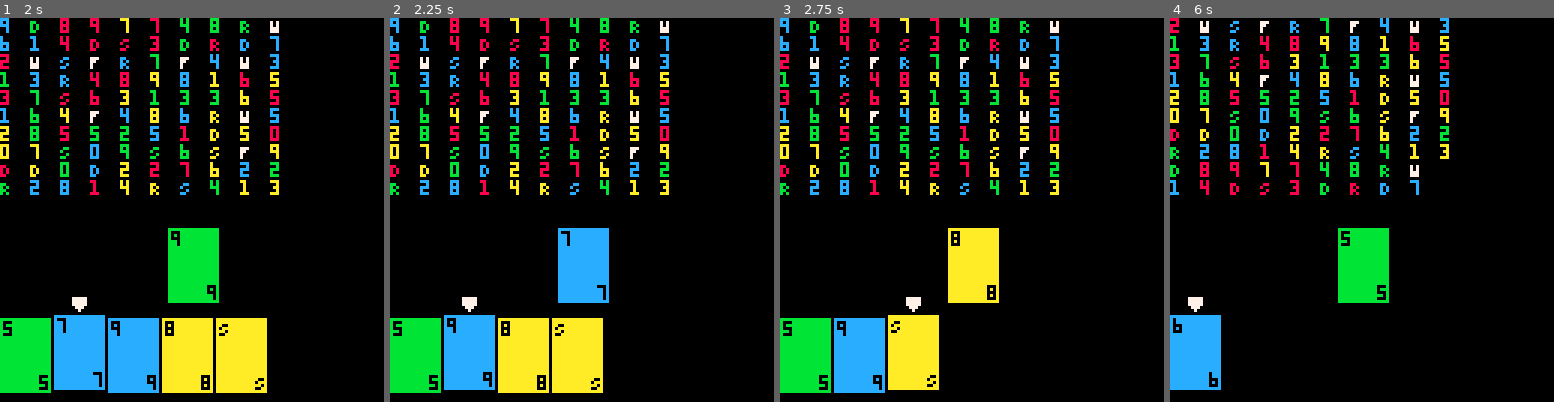
Above: before the commit, frames 1-4 (left to right).
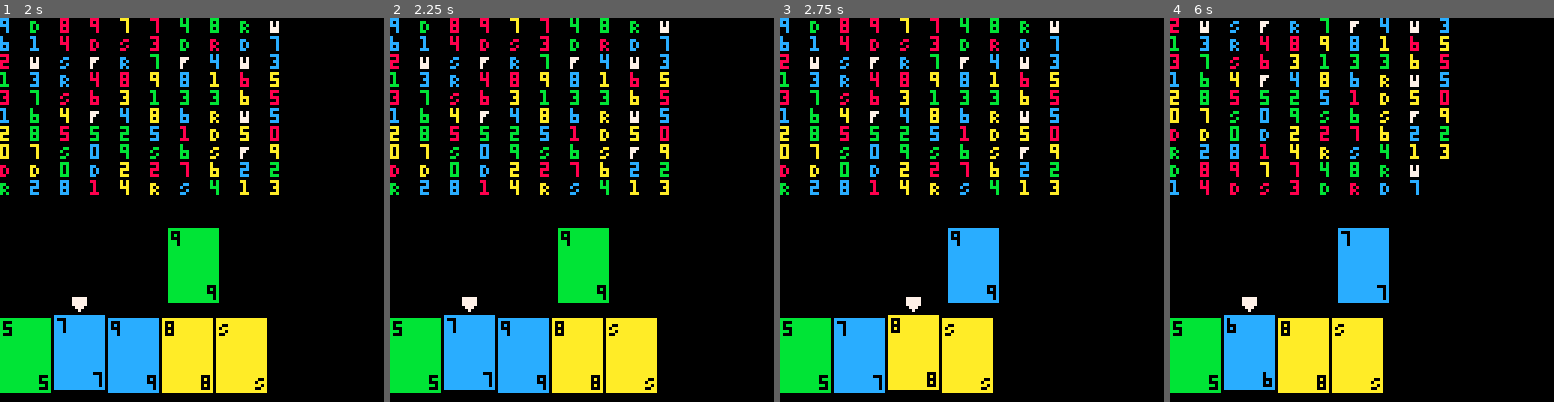
Above: after the commit, the same moments.

Repository: jakeharris/picuno
Game: PICO-8 cartridge carts/picuno.p8
Two runs of this game, one before a commit and one after it. Both use one fixed random seed, a clock stepped at 60 frames per second and the inputs below.
Inputs:
- Up to frame 1 (2 s): tap O (Z key) at 0.7, 1.7 s; hold Right from 1.6 s (still down)
- Up to frame 2 (2.25 s): release Right at 2.1 s; tap O (Z key) at 2.1 s
- Up to frame 3 (2.75 s): hold Right from 2.47 s (still down); tap O (Z key) at 2.5 s
- Up to frame 4 (6 s): tap O (Z key) every 0.4 s from 2.9 to 5.7 s; release Right at 3.03 s; hold Left 3.08-3.58 s; hold Down 3.63-3.97 s; hold Right 4.02-4.68 s; hold Left 5.08-5.68 s; hold Down from 5.73 s (still down)

Frame 1 is identical in both runs. In frame 2, 7.6% of the frame differs, in the area x 14-70%, y 54-98%; in frame 3, 5.1%; in frame 4, 13%, in the area x 0-58%, y 54-98%.

Commit message:
Only allow cards to be played if valid UNO play

Diff:
--- a/carts/picuno.p8
+++ b/carts/picuno.p8
@@ -62,8 +62,22 @@
   end
 
   if btnp(4) then -- z/action/square button
-    played_card = del(hand, hand[leftmost + cursor - 1])
-    add(discard, played_card)
+    selected_card = hand[leftmost + cursor - 1]
+    if can_play(selected_card, discard[#discard]) then
+      played_card = del(hand, selected_card)
+      add(discard, played_card)
+      -- if we played the rightmost card and we have more cards
+      -- than we are displaying, scroll left one
+      -- if we played the rightmost card and we can't scroll left,
+      -- move the cursor left one
+      if leftmost > 1 and cursor == 7 and leftmost == (#hand + 1) - 6 then
+        leftmost -= 1
+      elseif cursor == #hand + 1 then
+        cursor -= 1
+      end
+    else
+      -- play an ernnt sound
+    end
   end
 
   if btnp(1) then -- right
@@ -189,6 +203,22 @@
   bv = b.color * 25 + b.rank
 
   return av - bv
+end
+
+function can_play(selected, discard)
+  if selected.color == 4 then -- wild
+    return true
+  end
+
+  if discard.color == 4 then -- if we haven't implemented wild color selection behavior yet...
+    return true
+  end
+
+  if selected.color == discard.color or selected.rank == discard.rank then
+    return true
+  end
+
+  return false
 end
 
 -- LIBRARY FUNCTIONS
